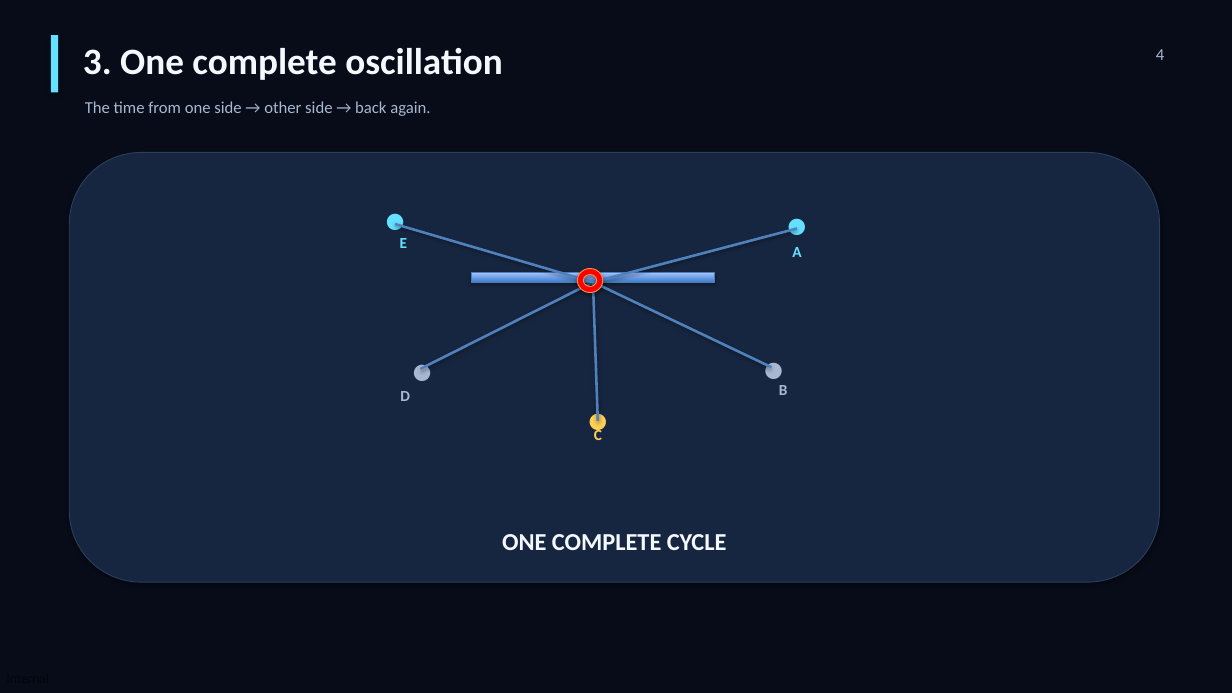
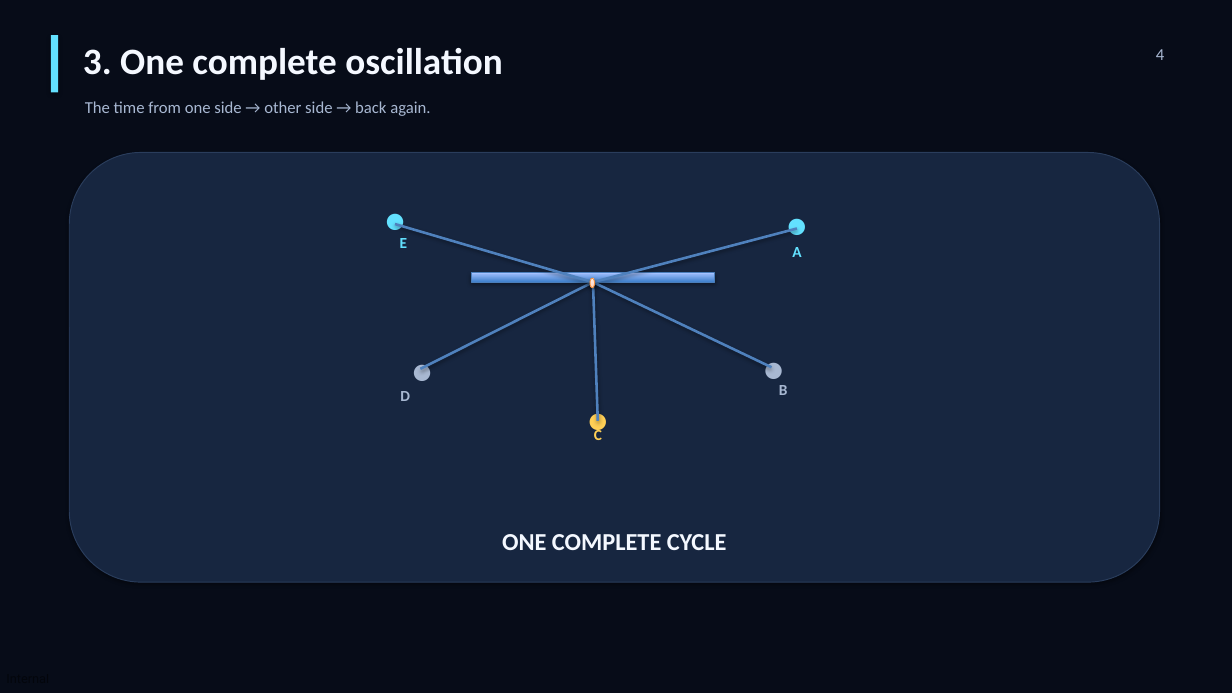
Before and after one commit to advith405-bit-555/My-stuff, a slide deck: slide 4 of Pendulum_Seminar_PREMIUM_FINAL.pptx. Drawn at 1232x693 pixels with LibreOffice and Linux fonts; fonts in the diff are those of the drawing. Boxes give left, top, right and bottom in pixels: in the first picture for what was removed or moved away, otherwise in the second. Text is boxed around its words. In the diff, an @@ line names an element or a change of style, - is before the commit and + after.

```diff
--- a/Pendulum_Seminar_PREMIUM_FINAL.pptx
+++ b/Pendulum_Seminar_PREMIUM_FINAL.pptx
@@ donut removed at bbox=[578, 269, 604, 293] @@
@@ ellipse added at bbox=[591, 278, 595, 287], fill gradient #FFD2BD to #FFDED0 to #FFF2ED, outline #F69240 0.75 pt @@
```
Also in this commit, not shown: 1 other slide changed, 1 slide removed.
